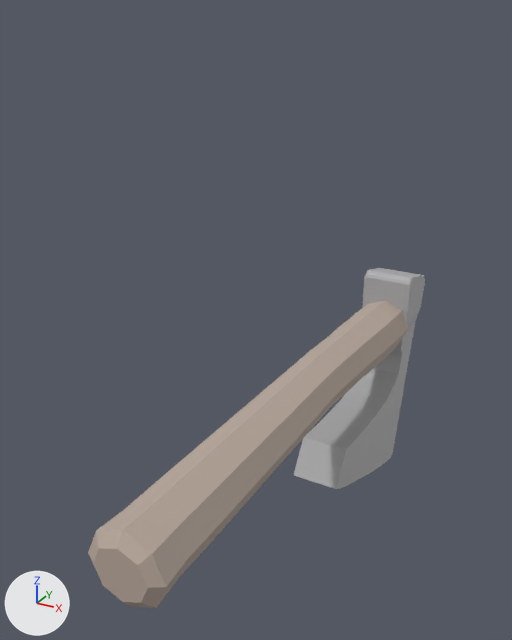
One commit to the FBX model Eunoia Games/Res/Models/ax(tool).fbx: the scene before it, then after it.
One viewpoint serves both versions: a 50 mm lens placed at (0.3, -0.672, 0.905), pointed at (-0.062, -0.014, 0.576). The axes (+X, +Y, +Z) are drawn at lower left. The lights are the same throughout. The same objects are shown in both versions, whatever each file hides. Where no turn or scale is listed for an object, it has been applied to the vertices.
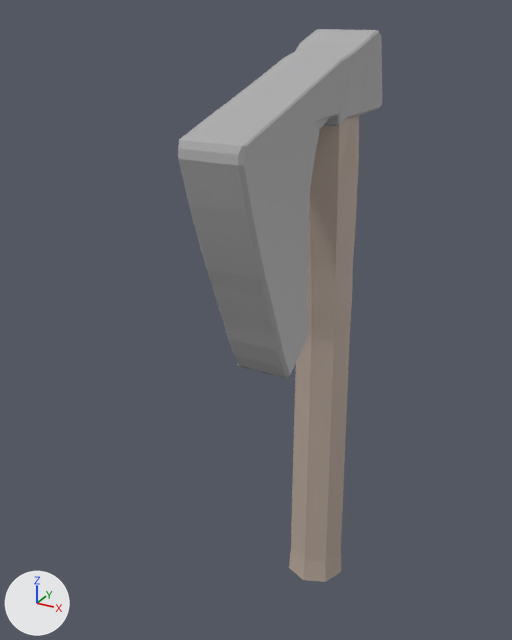
What differs and where, as boxes [x1, y1, x2, y2] in the pictures (512 x 640 px):
```json
{"object": "Handle", "change": "moved, turned, rescaled", "before": [88, 300, 409, 608], "after": [289, 116, 359, 582]}
{"object": "Cube_1", "change": "moved, turned, rescaled", "before": [294, 337, 413, 489], "after": [178, 57, 351, 378]}
{"object": "Cube", "change": "moved, turned, rescaled", "before": [362, 268, 425, 352], "after": [286, 29, 382, 126]}
```

Scene script edits in JSON lines:
```json
{"op": "remove", "block": "ob_cube_1", "code": "ob_cube_1.parent = ob_null"}
{"op": "set", "path": "ob_cube_1.location", "old": "(0.0, -10.26, 1.306)", "new": "(0.0, -0.103, 0.608)"}
{"op": "set", "path": "ob_cube_1.rotation_euler", "old": "(-0.567, 0.0, 0.0)", "new": "(-0.567, -3.142, 0.0)", "note": "degrees (-32, 0, 0) -> degrees (-32, -180, 0)"}
{"op": "set", "path": "ob_cube_1.scale", "old": "(1.05, 1.0, 1.0)", "new": "(0.0105, 0.01, 0.01)"}
{"op": "remove", "block": "ob_handle", "code": "ob_handle.parent = ob_null"}
{"op": "set", "path": "ob_handle.location", "old": "(0.0, 3.971, 20.53)", "new": "(0.0, 0.0397, 0.416)"}
{"op": "set", "path": "ob_handle.rotation_euler", "old": "(1.571, 0.0, 0.0)", "new": "(-1.571, 0.0, -3.142)", "note": "degrees (90, 0, 0) -> degrees (-90, 0, -180)"}
{"op": "set", "path": "ob_handle.scale", "old": "(1.0, 1.0, 1.0)", "new": "(0.01, 0.01, 0.01)"}
{"op": "remove", "block": "ob_cube", "code": "ob_cube.parent = ob_null"}
{"op": "set", "path": "ob_cube.location", "old": "(0.0, 6.285, -21.83)", "new": "(0.0, 0.0628, 0.839)"}
{"op": "set", "path": "ob_cube.rotation_euler", "old": "(0.0, 0.0, 0.0)", "new": "(0.0, -3.142, 0.0)", "note": "degrees (0, 0, 0) -> degrees (0, -180, 0)"}
{"op": "set", "path": "ob_cube.scale", "old": "(1.0, 1.0, 1.0)", "new": "(0.01, 0.01, 0.01)"}
```
